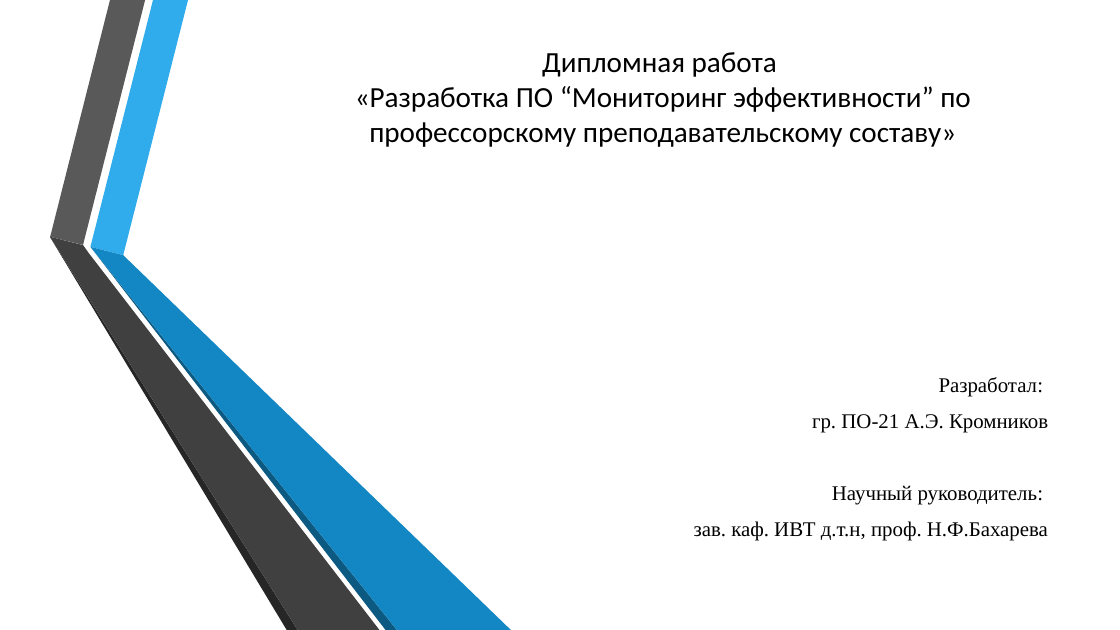
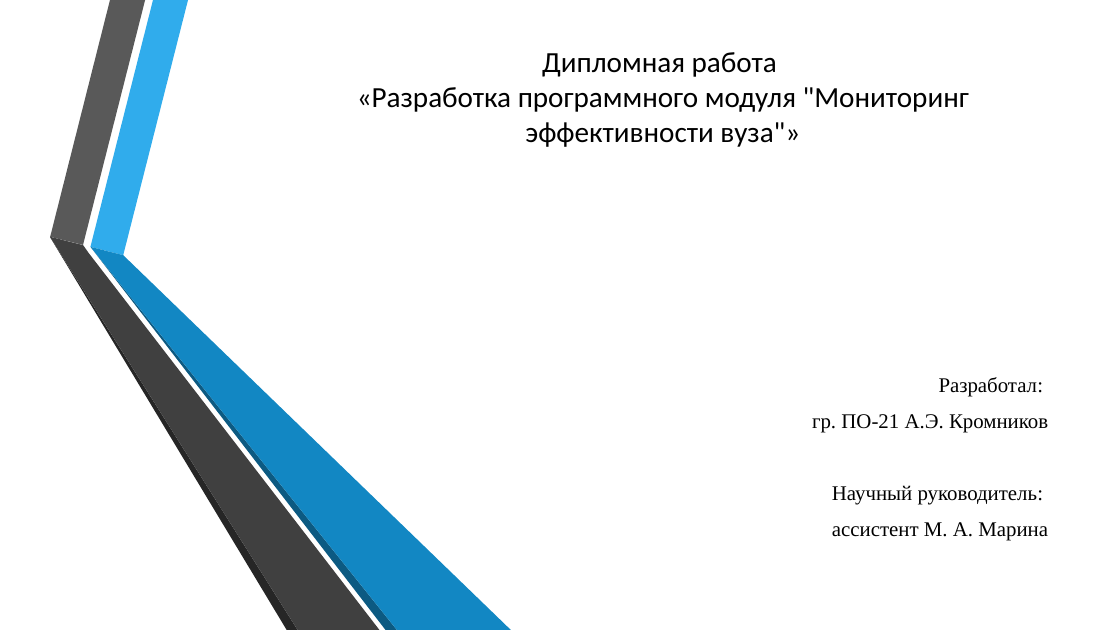
Before and after one commit to Kromnikov/diploma, a slide deck: slide 1 of Диплом/Диплом-Презентация.pptx. Drawn at 1120x630 pixels with LibreOffice and Linux fonts; fonts in the diff are those of the drawing; background and template pictures are left out. Boxes give left, top, right and bottom in pixels: in the first picture for what was removed or moved away, otherwise in the second. Text is boxed around its words. In the diff, an @@ line names an element or a change of style, - is before the commit and + after.

```diff
--- a/Диплом/Диплом-Презентация.pptx
+++ b/Диплом/Диплом-Презентация.pptx
@@ title at [357, 52, 969, 147]: text changed @@
-Дипломная работа
-«Разработка ПО “Мониторинг эффективности” по профессорскому преподавательскому составу»
+Дипломная работа
+«Разработка программного модуля "Мониторинг
+эффективности вуза"»
@@ subtitle at [832, 522, 1048, 541]: text changed @@
-зав. каф. ИВТ д.т.н, проф. Н.Ф.Бахарева
+ассистент М. А. Марина
```
Also in this commit, not shown: 4 other slides changed, 1 slide added, 1 slide removed, 6 other files.
